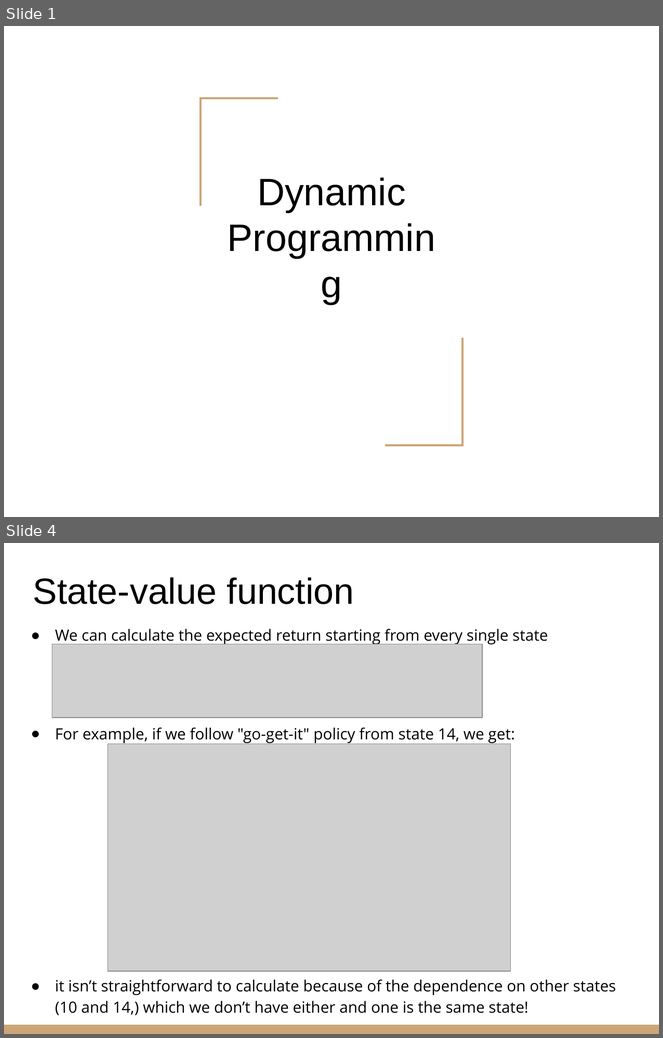
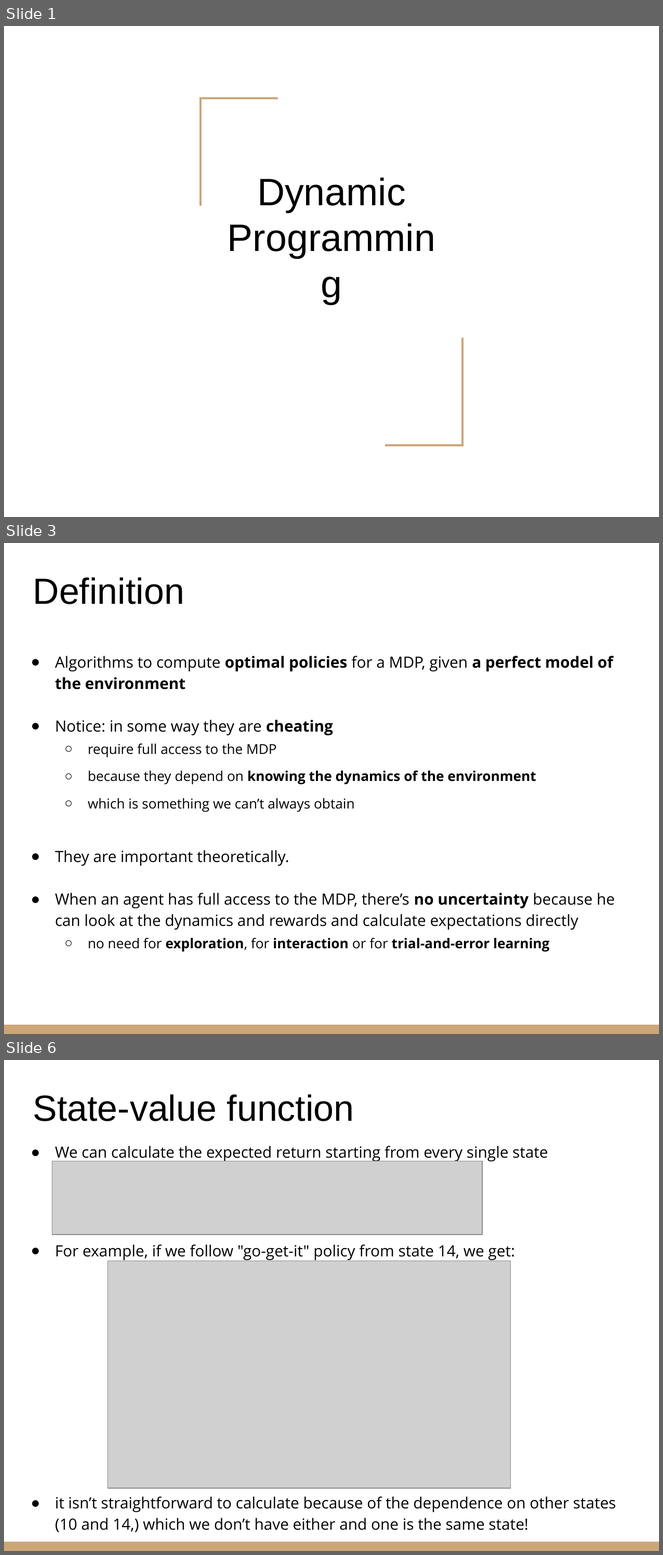
Before and after one commit to riccardoberta/autonomous-agents, a slide deck: 02 - Dynamic Programming/slides.pptx. Shown one above the other, each under a label of ours: slides 1 and 4 before the commit, slides 1, 3 and 6 after it; the slides between them are not shown. The pictures are 663x1038 and 663x1555 pixels, drawn with LibreOffice and Linux fonts; fonts in the diff are those of the drawing; grey boxes stand for pictures. Boxes give left, top, right and bottom in pixels: in the first picture for what was removed or moved away, otherwise in the second. Text is boxed around its words. In the diff, an @@ line names an element or a change of style, - is before the commit and + after.

```diff
--- a/02 - Dynamic Programming/slides.pptx
+++ b/02 - Dynamic Programming/slides.pptx
@@ slide 3 added at (4,543,659,1034), background #FFFFFF; not listed: 1 template element that a slide beside it also shows @@
@@ title added at (33,577,185,604), 40 pt, text #000000 @@
+Definition
@@ text added at (55,656,615,952), 17 pt, text #000000 @@
+● Algorithms to compute optimal policies for a MDP, given a perfect model of the environment
+● Notice: in some way they are cheating
+  ○ require full access to the MDP
+  ○ because they depend on knowing the dynamics of the environment
+  ○ which is something we can’t always obtain
+● They are important theoretically.
+● When an agent has full access to the MDP, there’s no uncertainty because he can look at the dynamics and rewards and calculate expectations directly
+  ○ no need for exploration, for interaction or for trial-and-error learning
@@ what was slide 4 is now slide 6 @@
```
Also in this commit, not shown: 10 slides changed, 1 other slide added, 20 other files.
